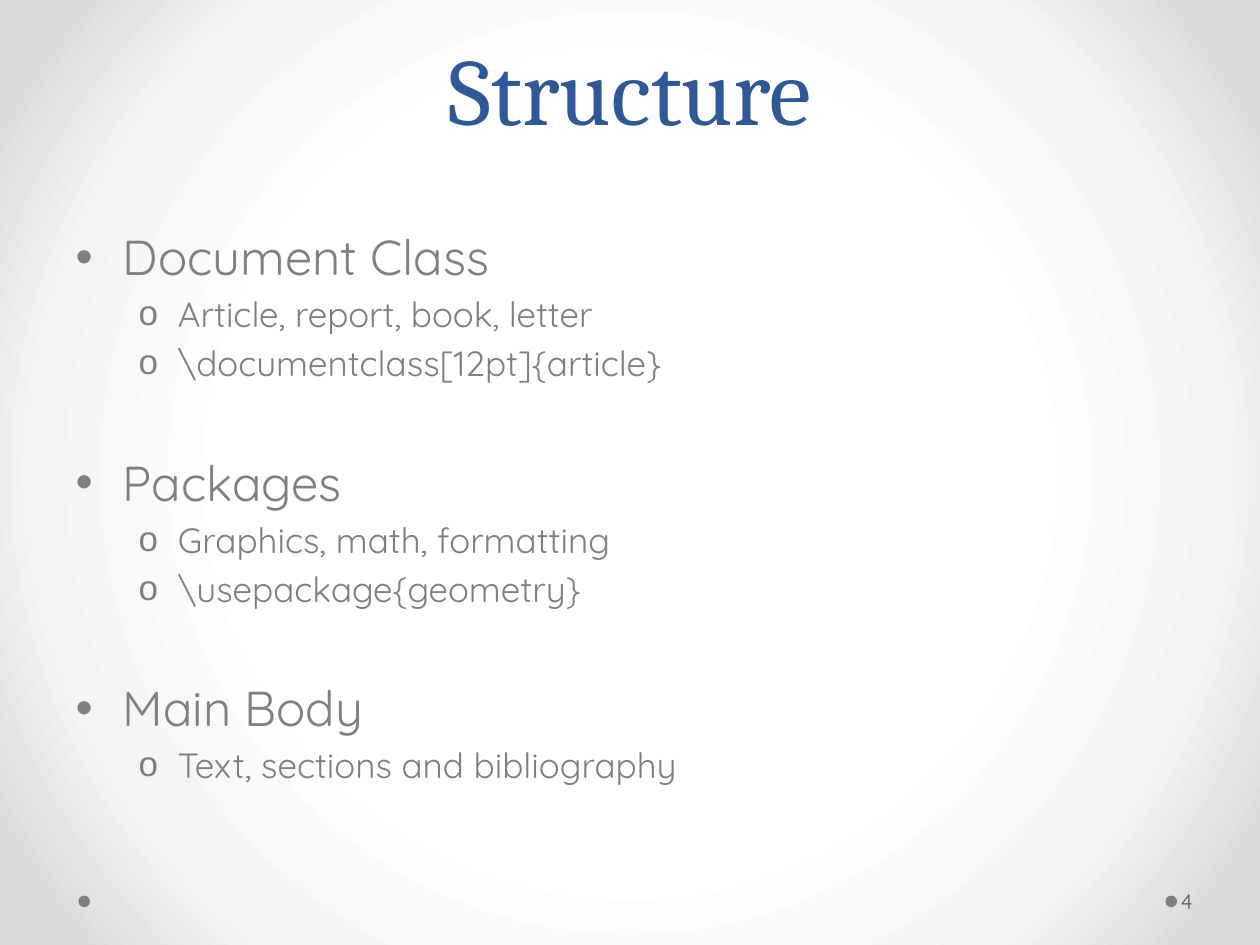
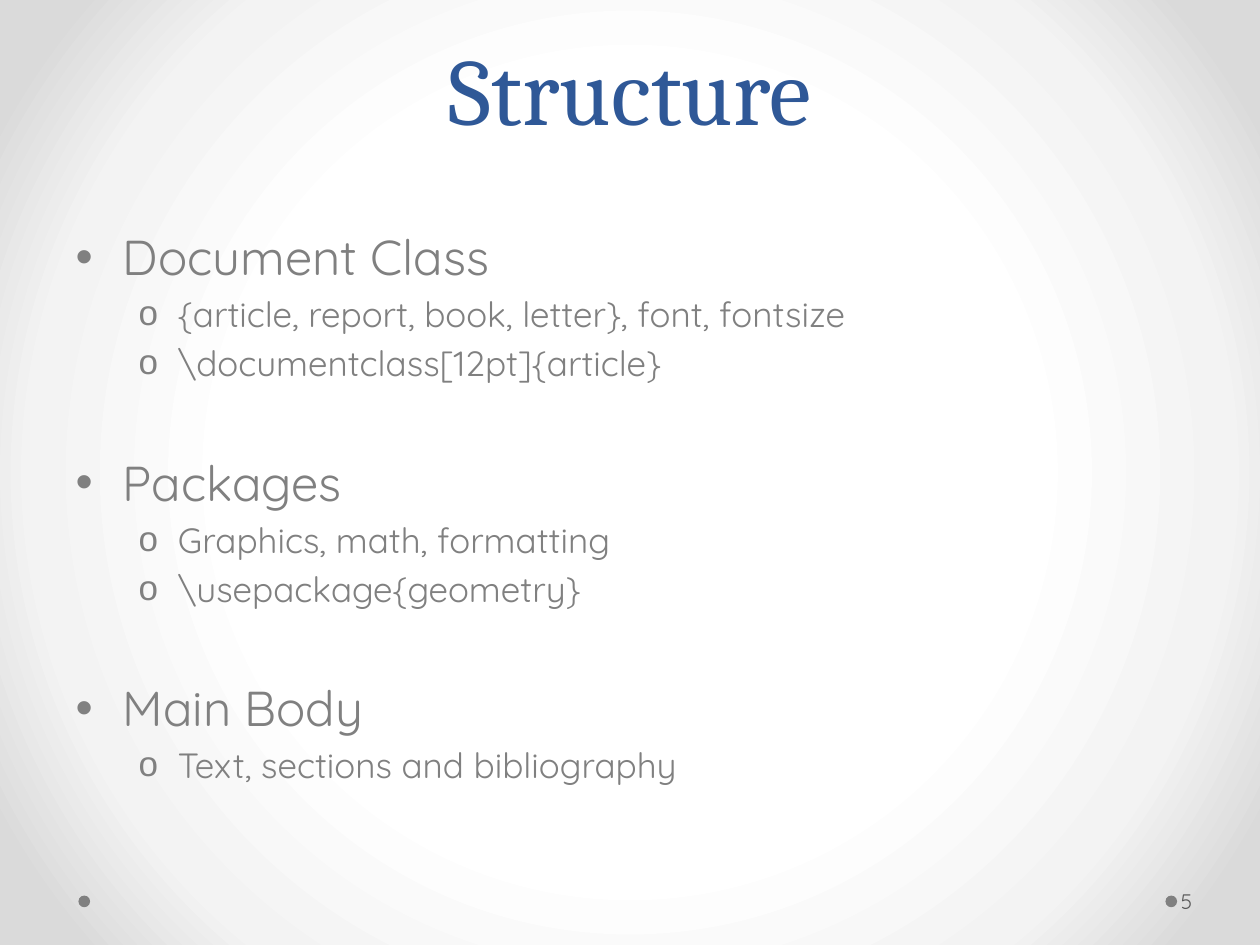
Before and after one commit to Andromedanita/Latex_workshop, a slide deck: slide 6 of Mine.pptx (slide 5 before the commit). Drawn at 1260x945 pixels with LibreOffice and Linux fonts; fonts in the diff are those of the drawing. Boxes give left, top, right and bottom in pixels: in the first picture for what was removed or moved away, otherwise in the second. Text is boxed around its words. In the diff, an @@ line names an element or a change of style, - is before the commit and + after.

```diff
--- a/Mine.pptx
+++ b/Mine.pptx
@@ text at [178,301,845,334]: text changed @@
-  o Article, report, book, letter
+  o {article, report, book, letter}, font, fontsize
@@ page number at [1181,894,1193,909]: text changed @@
-4
+5
```
Also in this commit, not shown: 6 other slides changed, 9 slides added, 1 other file.
